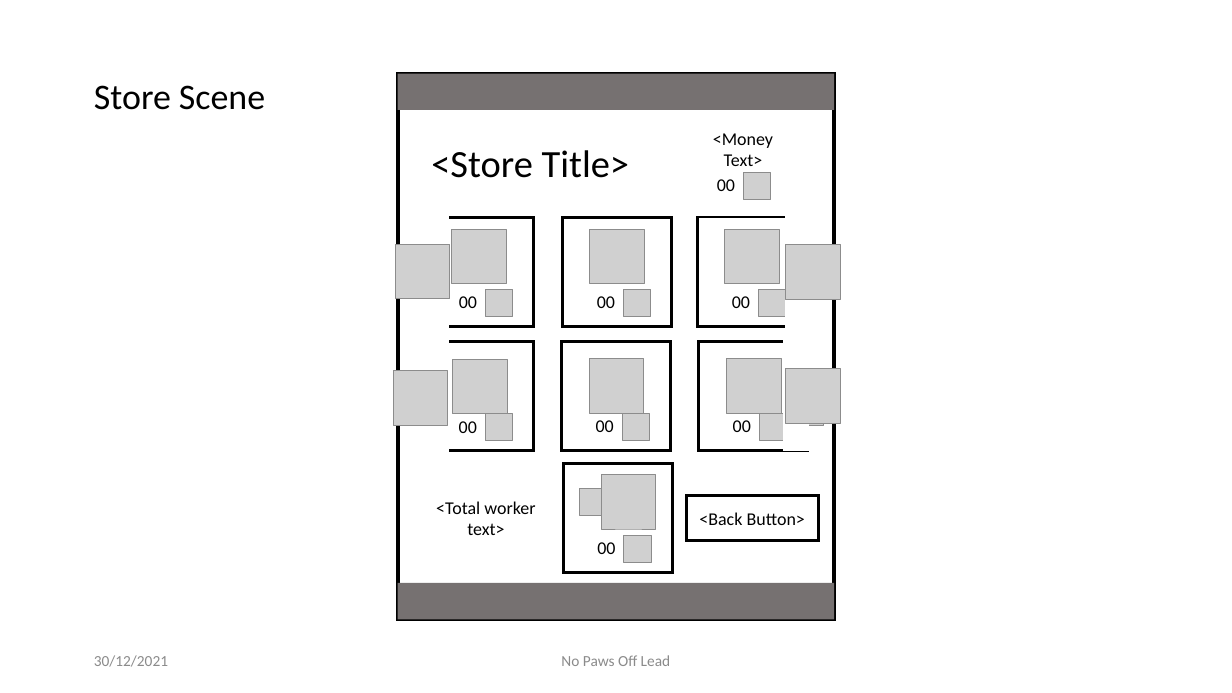
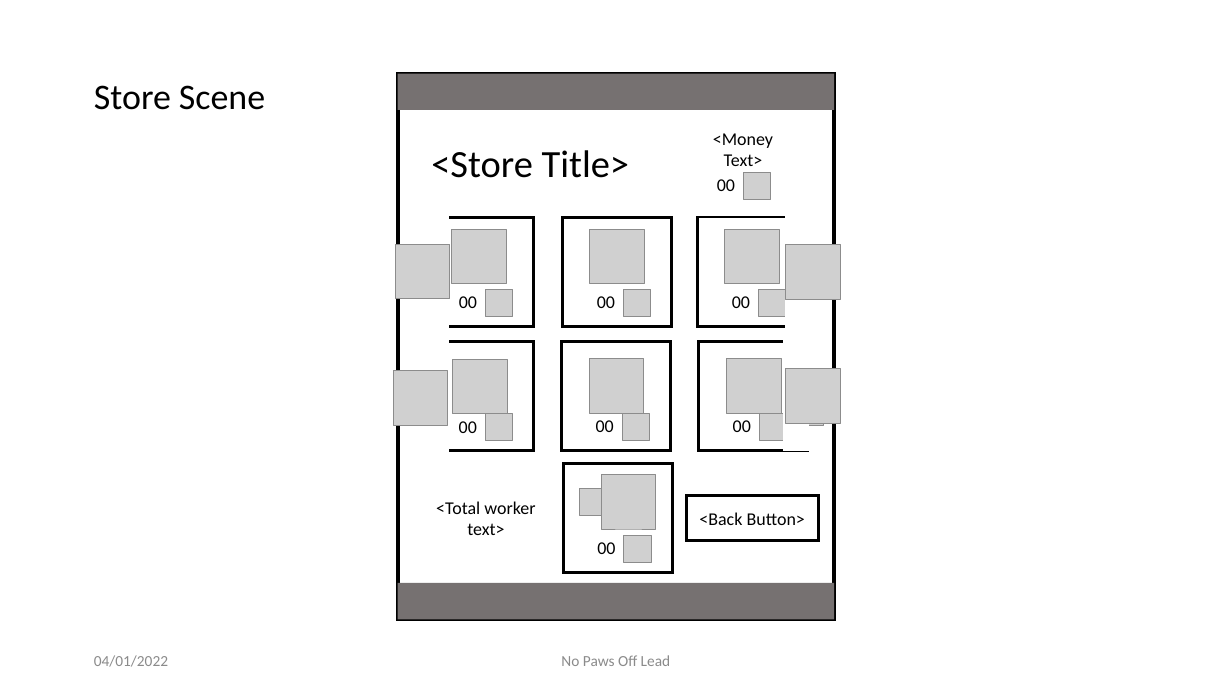
Before and after one commit to zkturman/LumberTim, a slide deck: slide 8 of Design/UIPrototypes/LumberTimPrototypes.pptx. Drawn at 1232x693 pixels with LibreOffice and Linux fonts; fonts in the diff are those of the drawing; grey boxes stand for pictures; background and template pictures are left out. Boxes give left, top, right and bottom in pixels: in the first picture for what was removed or moved away, otherwise in the second. Text is boxed around its words. In the diff, an @@ line names an element or a change of style, - is before the commit and + after.

```diff
--- a/Design/UIPrototypes/LumberTimPrototypes.pptx
+++ b/Design/UIPrototypes/LumberTimPrototypes.pptx
@@ text at box(94, 655, 168, 667): text changed @@
-30/12/2021
+04/01/2022
```
Also in this commit, not shown: 15 other slides changed, 1 slide added, 19 other files.
